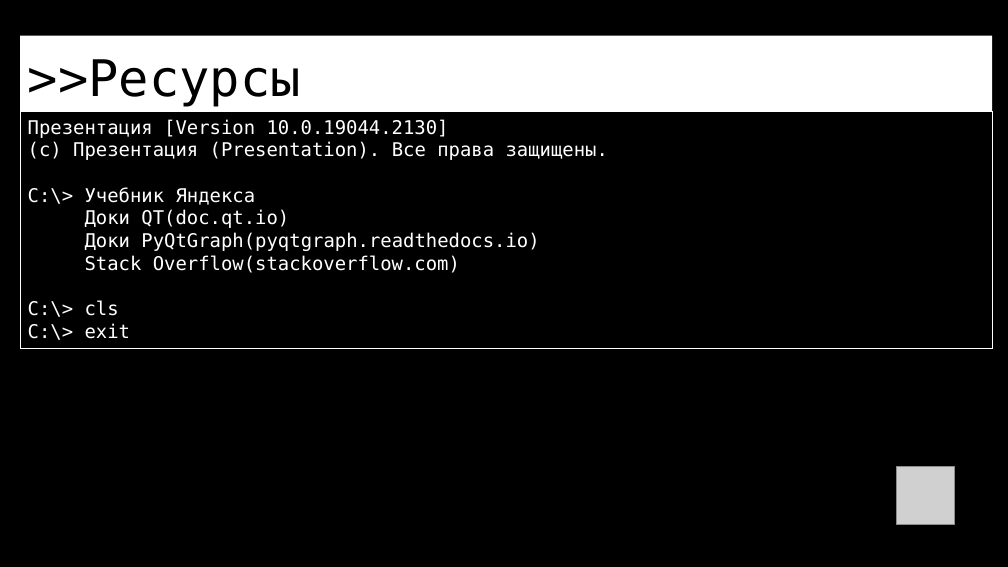
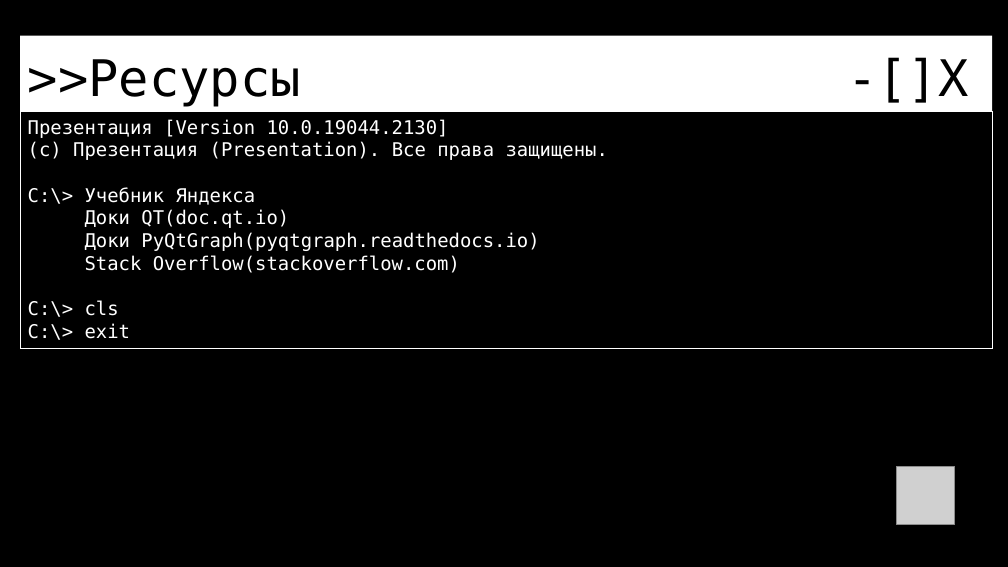
Before and after one commit to myatnyi/lifegame, a slide deck: slide 7 of Презентация.pptx (slide 3 before the commit). Drawn at 1008x567 pixels with LibreOffice and Linux fonts; fonts in the diff are those of the drawing; grey boxes stand for pictures. Boxes give left, top, right and bottom in pixels: in the first picture for what was removed or moved away, otherwise in the second. Text is boxed around its words. In the diff, an @@ line names an element or a change of style, - is before the commit and + after.

```diff
--- a/Презентация.pptx
+++ b/Презентация.pptx
@@ title at box(28, 57, 968, 107): text changed @@
->>Ресурсы
+>>Ресурсы -[]X
```
Also in this commit, not shown: 4 slides added, 7 other files.
